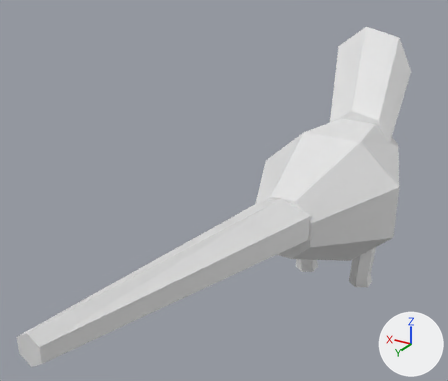
The OBJ model data/animals/arara/sleep/0.obj: old version first, new version second.
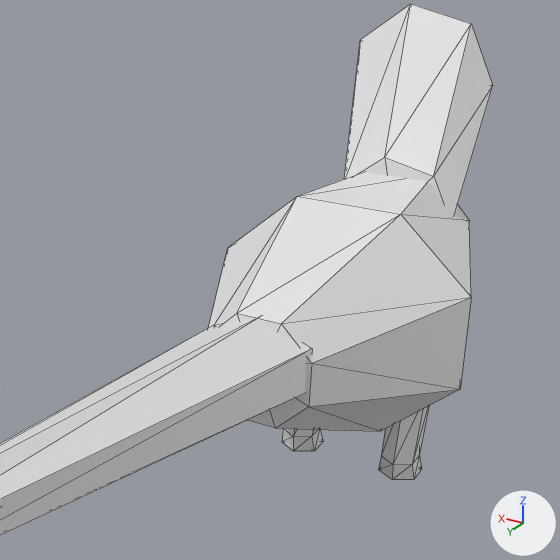
Each version appears first whole from a camera (50 mm lens) standing at (-0.373, 0.988, 0.653) and looking at (0.106, 0.19, 0.254), and next in a close-up on the part from 32% to 100% of the width and 6% to 87% of the height. Lighting does not change. The marker at lower right points along +X, +Y and +Z. The first two pictures are the older version. The close-ups show mesh edges as thin lines. Where no turn or scale is listed for an object, it has been applied to the vertices.

Objects in the first close-up: 'arara_sleep_0'.
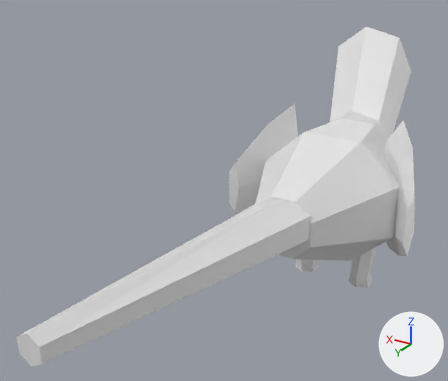
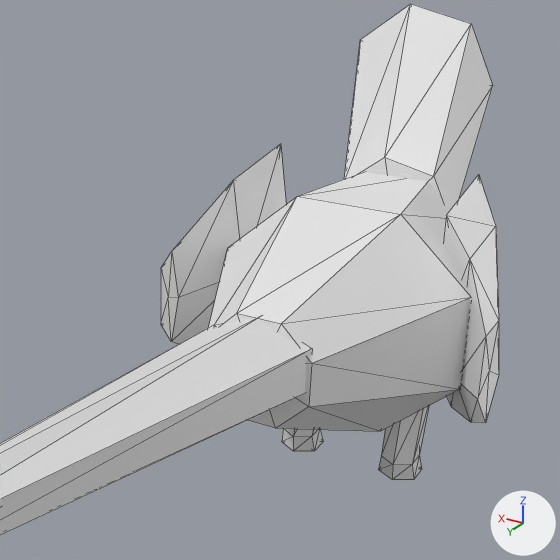
What changed in the scene script:
```text
Change me_arara_sleep_0:
    used by ob_arara_sleep_0; location = (0.0, 0.0, 0.0)
    remove me_arara_sleep_0.from_pydata(...)  # 122 vertices, 220 faces; spans x -0.127..0.127, y -0.391..0.662, z 0.0..0.467
    add me_arara_sleep_0.from_pydata(...)  # 156 vertices, 280 faces; spans x -0.174..0.173, y -0.391..0.662, z 0.0..0.467
    me_arara_sleep_0 part 1: a new loose piece of 17 vertices spanning x -0.174..-0.082, y -0.05..0.06, z 0.1..0.346
    me_arara_sleep_0 part 2: a new loose piece of 17 vertices spanning x 0.078..0.173, y -0.051..0.06, z 0.1..0.346
```

Where the change shows, as pixel boxes (x1, y1, x2, y2) in the close-ups (560 x 560 px):
'arara_sleep_0', reshaped
    before: (0, 4, 493, 535)
    after: (0, 4, 499, 535)
part 1 of me_arara_sleep_0, added
    after: (444, 174, 499, 423)
part 2 of me_arara_sleep_0, added
    after: (161, 144, 286, 344)
